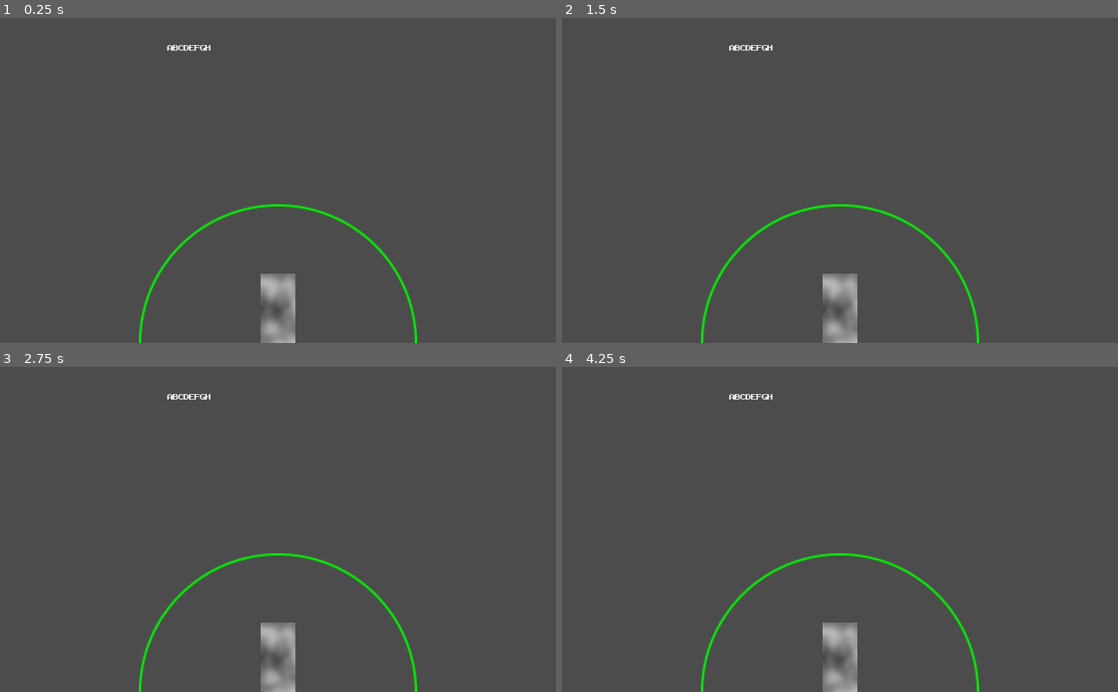
Above: before the commit, frames 1-4 (two rows, left to right).
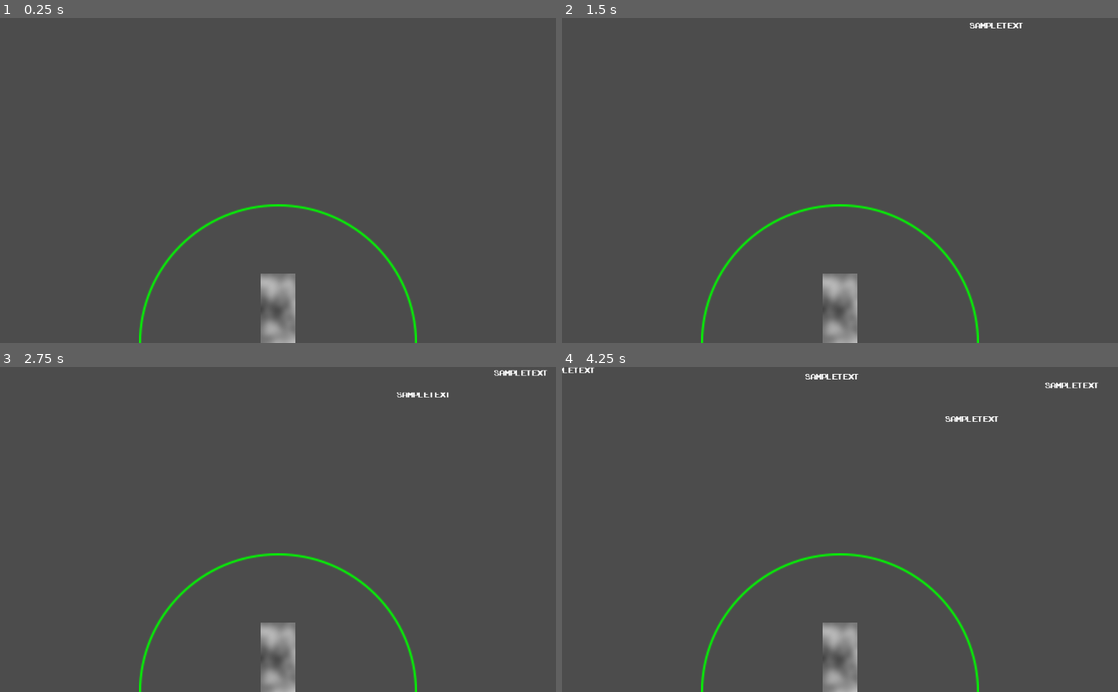
Above: after the commit, the same moments.

Repository: Rumari/GGJ-2021
Game: Godot game, scene res://levels/memory/memory.tscn
Same seed, same stepped clock (60 frames per second), same inputs: the game is played once before the commit and once after it. The project has no main scene, so this scene is started directly.
Inputs:
- Up to frame 1 (0.25 s): no input
- Up to frame 2 (1.5 s): tap Enter at 0.5 s
- Up to frame 3 (2.75 s): no input
- Up to frame 4 (4.25 s): no input

The runs differ from the first frame. In frame 1, less than 0.1% of the frame differs, in the area x 30-38%, y 8-11%; in frame 2, 0.2%; in frame 3, 0.3%; in frame 4, 0.5%, in the area x 0-97%, y 0-17%.

Commit message:
spawn text bullets in random position

Diff:
--- a/levels/memory/memory.gd
+++ b/levels/memory/memory.gd
@@ -1,9 +1,27 @@
 extends Node2D
 
+const TextBullet = preload("res://levels/memory/text_bullet.tscn")
+
+var rng = RandomNumberGenerator.new()
+onready var viewport_size = get_viewport().size
+
+# export(float, 180) var spawn_angle
+export(float) var average_bullet_velocity
+export(float, 0, 1) var velocity_bound
+
 func _ready():
-	$Player.position.x = get_viewport_rect().size.x / 2
-	$Player.position.y = get_viewport_rect().size.y - $Player.get_rect().size.y / 2
+    $Player.position.x = viewport_size.x / 2
+    $Player.position.y = viewport_size.y - $Player.get_rect().size.y / 2
 
-# Called every frame. 'delta' is the elapsed time since the previous frame.
-#func _process(delta):
-#	pass
+    rng.randomize()
+
+
+func _on_Timer_timeout():
+    var text_bullet = TextBullet.instance()
+
+    text_bullet.position = Vector2(rng.randi_range(0, viewport_size.x), 0)
+
+    var direction = text_bullet.position.direction_to($Player.position)
+    var scalar = clamp(rng.randfn(1), 1 - velocity_bound, 1 + velocity_bound)
+    text_bullet.velocity = direction * average_bullet_velocity * scalar
+    $TextBullets.add_child(text_bullet)
--- a/levels/memory/memory.tscn
+++ b/levels/memory/memory.tscn
@@ -1,14 +1,17 @@
-[gd_scene load_steps=4 format=2]
+[gd_scene load_steps=3 format=2]
 
-[ext_resource path="res://levels/memory/text_bullet.tscn" type="PackedScene" id=1]
 [ext_resource path="res://levels/memory/player.tscn" type="PackedScene" id=2]
 [ext_resource path="res://levels/memory/memory.gd" type="Script" id=4]
 
 [node name="Memory" type="Node2D"]
 script = ExtResource( 4 )
+average_bullet_velocity = 20.0
+velocity_bound = 0.7
 
 [node name="Player" parent="." instance=ExtResource( 2 )]
 
-[node name="TextBullet" parent="." instance=ExtResource( 1 )]
-position = Vector2( 348.093, 55.6257 )
-text = "ABCDEFGH"
+[node name="TextBullets" type="Node2D" parent="."]
+
+[node name="Timer" type="Timer" parent="."]
+autostart = true
+[connection signal="timeout" from="Timer" to="." method="_on_Timer_timeout"]
--- a/levels/memory/text_bullet.gd
+++ b/levels/memory/text_bullet.gd
@@ -4,24 +4,27 @@
 var progress = 0
 var original_text
 
-export(Vector3) var velocity;
+export(Vector2) var velocity;
 
 func _ready():
-	$Text/Begin.text = ""
-	$Text/End.text = text
+    $Text/Begin.text = ""
+    $Text/End.text = text
 
 func _input(event):
-	if event is InputEventKey and event.pressed:
-		if 65 <= event.scancode and event.scancode <= 90: # A to Z
-			enter_character(char(event.scancode))
+    if event is InputEventKey and event.pressed:
+        if 65 <= event.scancode and event.scancode <= 90: # A to Z
+            enter_character(char(event.scancode))
+
+func _process(delta):
+    position += velocity * delta
 
 func enter_character(chr):
-	if text[progress].to_upper() != chr:
-		return
+    if text[progress].to_upper() != chr:
+        return
 
-	progress += 1
-	if progress == len(text):
-		get_parent().remove_child(self)
-	else:
-		$Text/Begin.text = text.substr(0, progress)
-		$Text/End.text = text.substr(progress)
+    progress += 1
+    if progress == len(text):
+        get_parent().remove_child(self)
+    else:
+        $Text/Begin.text = text.substr(0, progress)
+        $Text/End.text = text.substr(progress)
